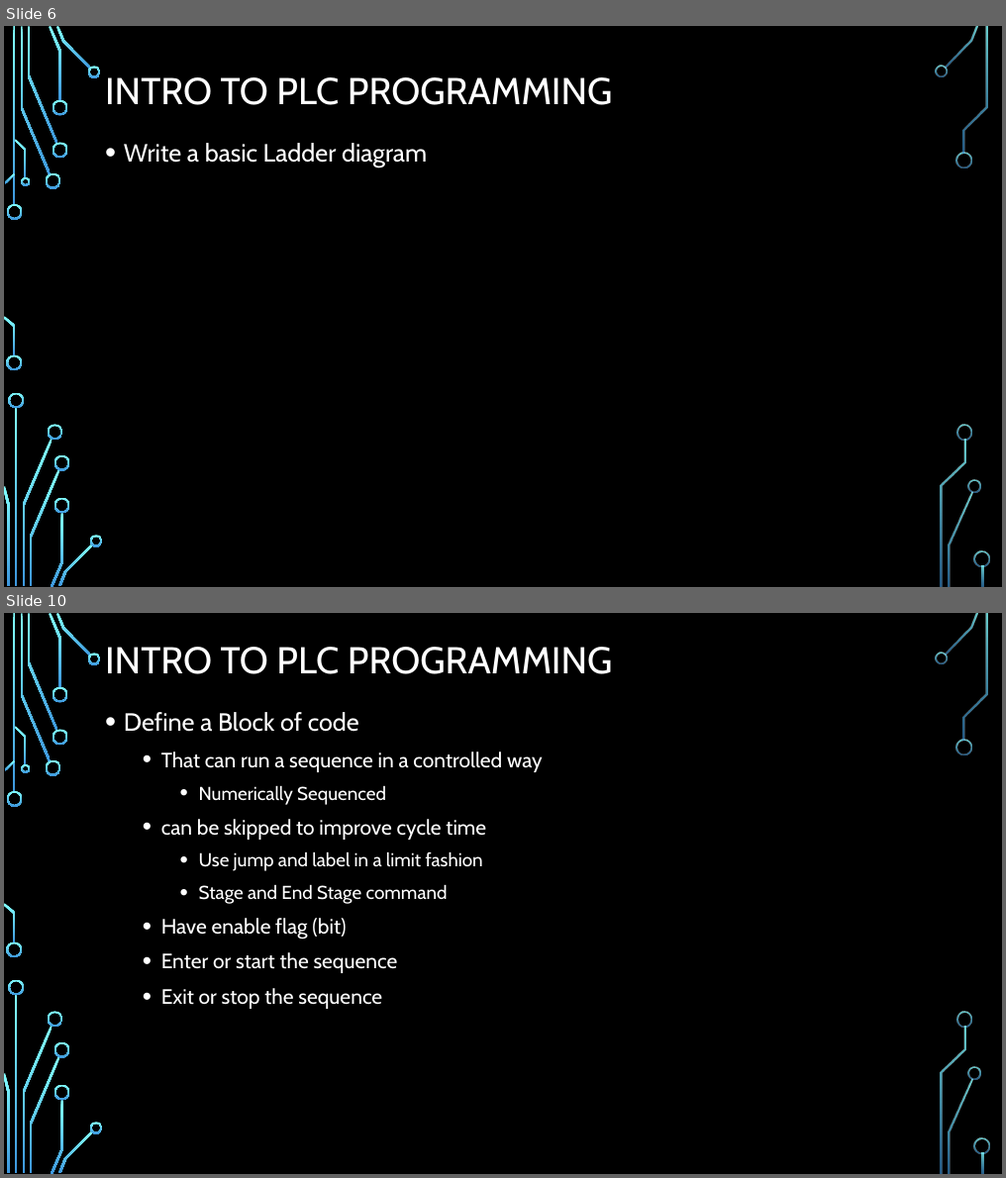
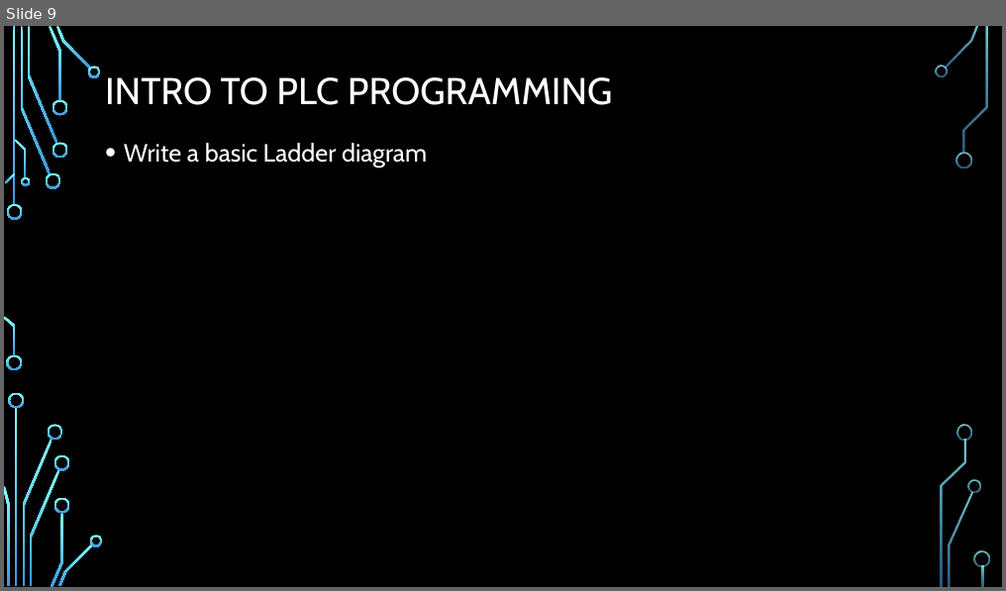
Before and after one commit to ramo1266/PLCProgrammingCourse, a slide deck: PowerPoint/Introduction To PLC programming.pptx. Shown one above the other, each under a label of ours: slides 6 and 10 before the commit, slide 9 after it; the slides between them are not shown. The pictures are 1006x1178 and 1006x591 pixels, drawn with LibreOffice and Linux fonts; fonts in the diff are those of the drawing; background and template pictures are left out. Boxes give left, top, right and bottom in pixels: in the first picture for what was removed or moved away, otherwise in the second. Text is boxed around its words. In the diff, an @@ line names an element or a change of style, - is before the commit and + after.

Commit message:
update started a new powerpoint presentation

```diff
--- a/PowerPoint/Introduction To PLC programming.pptx
+++ b/PowerPoint/Introduction To PLC programming.pptx
@@ slide 10 removed at bbox=[4, 613, 1002, 1174], background picture (left out); not listed: 36 template elements that a slide beside it also shows @@
@@ title removed at bbox=[105, 647, 613, 674] @@
-INTRO TO PLC PROGRAMMING
@@ text removed at bbox=[124, 712, 542, 1009] @@
-• Define a Block of code
-  • That can run a sequence in a controlled way
-    • Numerically Sequenced
-  • can be skipped to improve cycle time
-    • Use jump and label in a limit fashion
-    • Stage and End Stage command
-  • Have enable flag (bit)
-  • Enter or start the sequence
-  • Exit or stop the sequence
@@ what was slide 6 is now slide 9 @@
```
Also in this commit, not shown: 4 slides changed, 2 slides added, 7 other slides removed, 3 other files.
